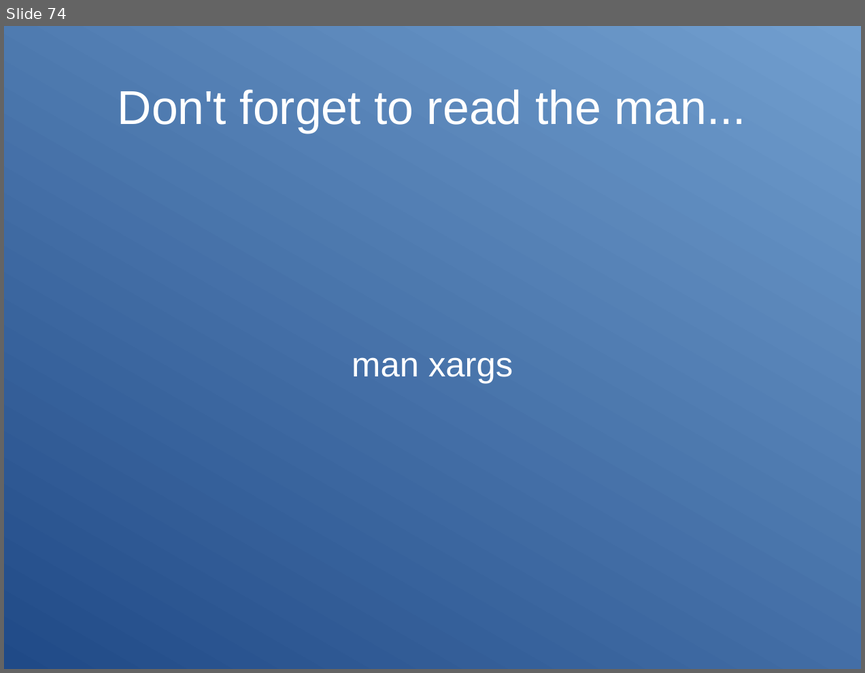
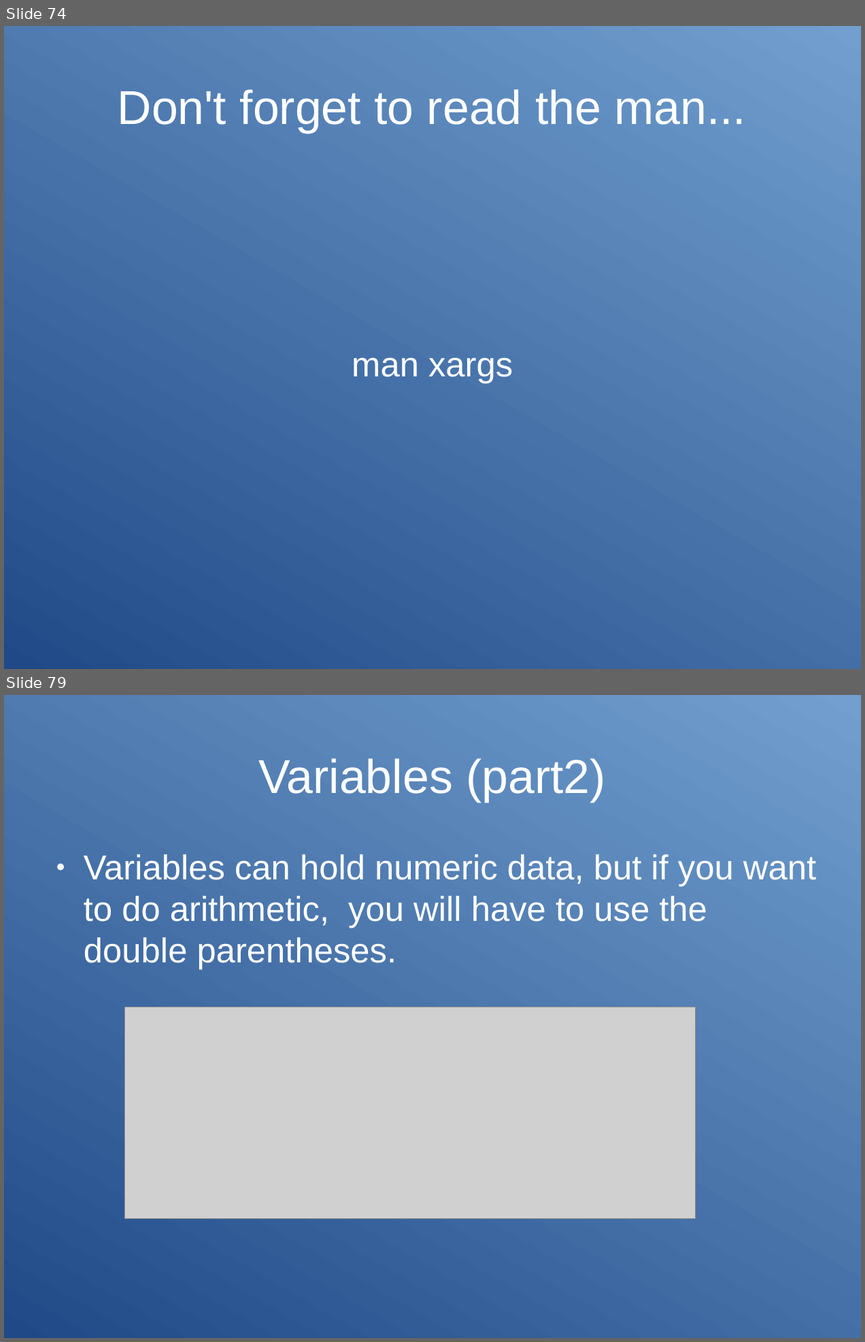
Before and after one commit to Clibre/An-introduction-to-bash, a slide deck: presentation.odp. Shown one above the other, each under a label of ours: slide 74 before the commit, slides 74 and 79 after it; the slides between them are not shown. The pictures are 865x673 and 865x1342 pixels, drawn with LibreOffice and Linux fonts; fonts in the diff are those of the drawing; grey boxes stand for pictures. Boxes give left, top, right and bottom in pixels: in the first picture for what was removed or moved away, otherwise in the second. Text is boxed around its words. In the diff, an @@ line names an element or a change of style, - is before the commit and + after.

Commit message:
debut sur le bash scripting: 3 premiere parties des variables

```diff
--- a/presentation.odp
+++ b/presentation.odp
@@ slide 79 added at (x1=4, y1=695, x2=861, y2=1338), background gradient #204A87 to #729FCF @@
@@ title added at (x1=258, y1=758, x2=606, y2=802), 44 pt, text #FFFFFF @@
+Variables (part2)
@@ text added at (x1=84, y1=854, x2=816, y2=970), 32 pt, text #FFFFFF @@
+● Variables can hold numeric data, but if you want to do arithmetic, you will have to use the double parentheses.
@@ picture added at (x1=124, y1=1006, x2=696, y2=1218) @@
```
Also in this commit, not shown: 8 other slides added, 7 other files.
